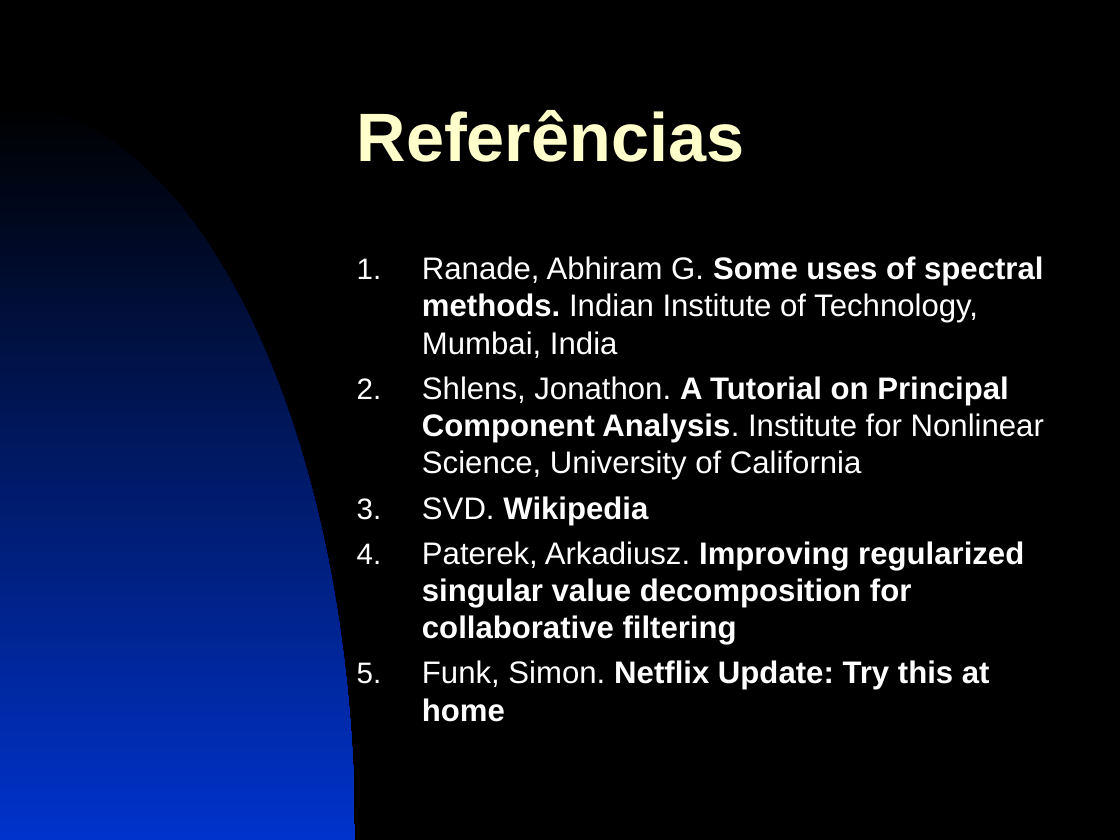
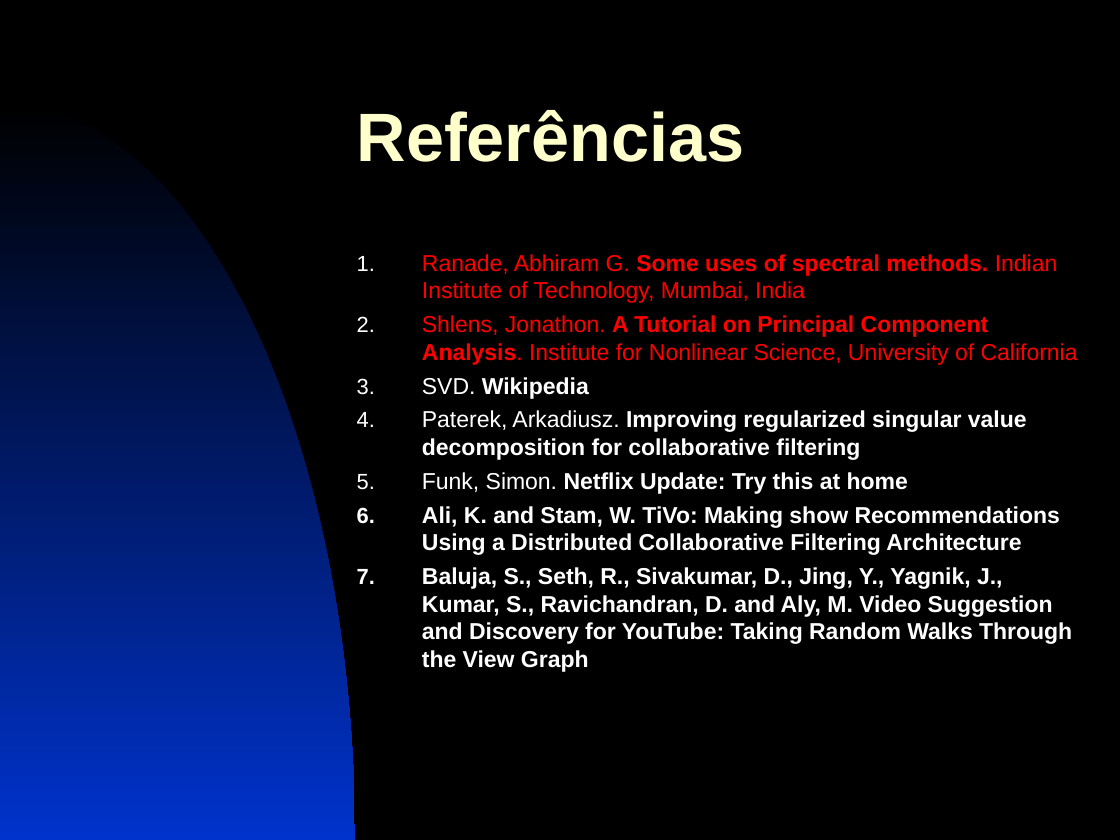
Before and after one commit to brunofms/inf2915_rsvd-video-recommendation, a slide deck: slide 17 of presentation/trabalho_am.ppt. Drawn at 1120x840 pixels with LibreOffice and Linux fonts; fonts in the diff are those of the drawing. Boxes give left, top, right and bottom in pixels: in the first picture for what was removed or moved away, otherwise in the second. Text is boxed around its words. In the diff, an @@ line names an element or a change of style, - is before the commit and + after.

```diff
--- a/presentation/trabalho_am.ppt
+++ b/presentation/trabalho_am.ppt
@@ text at bbox=[422, 254, 1078, 494]: size 20 to 14.8 pt in "Ranade, Abhiram G. Some uses of spectral ...", "Shlens, Jonathon. A Tutorial on Principal Component ...", "SVD. Wikipedia", "Paterek, Arkadiusz. Improving regularized singular value dec ..." and 1 more places; text colour #FFFFFF to #FF0000 in "Ranade, Abhiram G. Some uses of spectral ...", "Shlens, Jonathon. A Tutorial on Principal Component ..."; less space between paragraphs @@
@@ text at bbox=[422, 506, 1072, 672]: paragraphs added @@
+6. Ali, K. and Stam, W. TiVo: Making show Recommendations Using a Distributed Collaborative Filtering Architecture
+7. Baluja, S., Seth, R., Sivakumar, D., Jing, Y., Yagnik, J., Kumar, S., Ravichandran, D. and Aly, M. Video Suggestion and Discovery for YouTube: Taking Random Walks Through the View Graph
```
Also in this commit, not shown: 4 other slides changed, 1 slide added, 1 slide removed.
